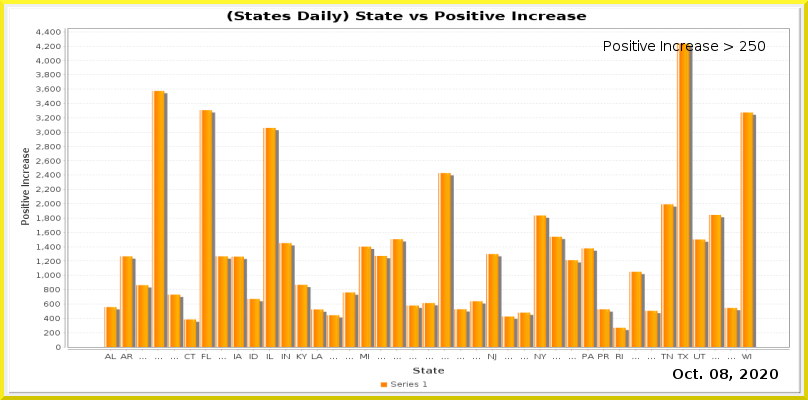
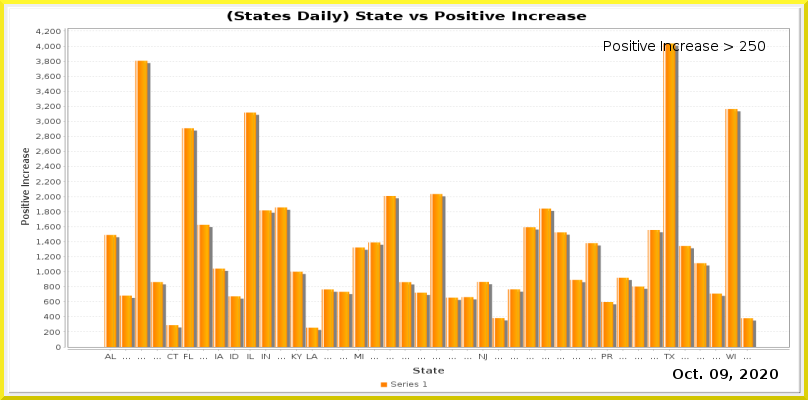
The second 808px x 400px image is a revision of the first. Changes to its layers:
painted on "Current Date" over [720, 369, 728, 379]
painted on "Date_vs_TestIncrease.png" over [36, 28, 790, 361]
